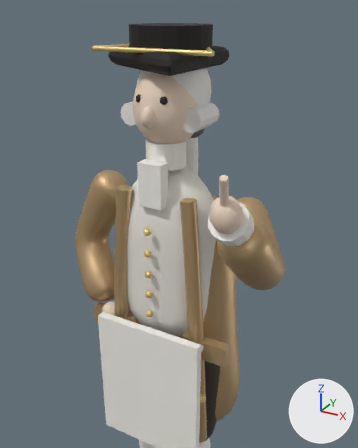
The glTF model models/obj_kit_merchant.glb as it was, and as the next commit left it.
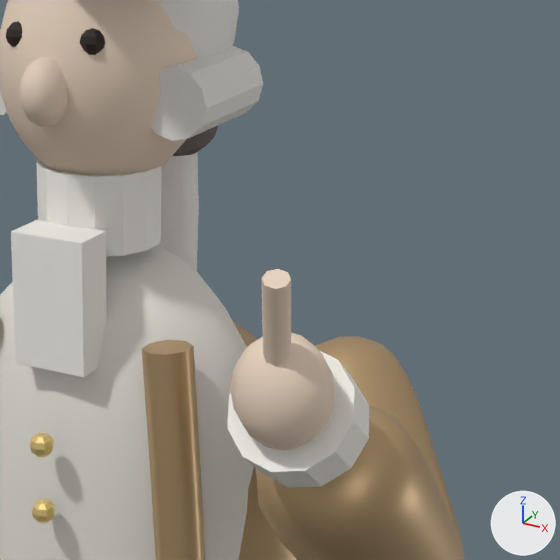
Old and new are each drawn whole from a camera (50 mm lens) standing at (0.66, -1.149, 1.861) and looking at (0.227, -0.361, 1.468) and again close up on the part from 37% to 88% of the width and 19% to 60% of the height. Arrows for +X, +Y and +Z are at lower right; the lights stay in place. The first two pictures are the older version. Vertices at exactly the same position are counted once.
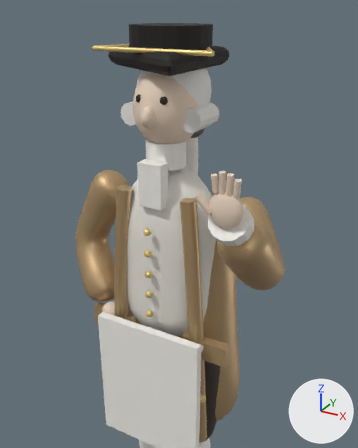
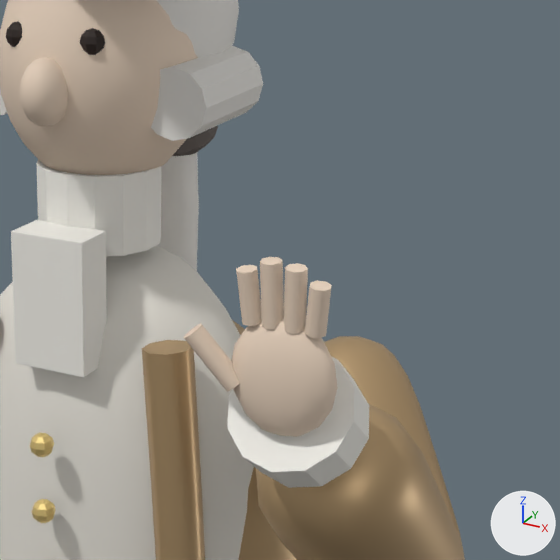
Location of each change, (x1, y1, x2, y2) in pixels of the close-ups (560 x 560 px; the box of a moved part takes in the faces that stretch with it):
'Sphere.008', reshaped, moved: before (230, 332, 335, 450); after (231, 316, 338, 437)
'finger', reshaped: before (261, 269, 291, 367); after (236, 265, 262, 326)
'finger.001', added (beige): after (260, 257, 284, 330)
'thumb', added (beige): after (183, 323, 240, 392)
'finger.002', added (beige): after (284, 263, 308, 334)
'finger.003', added (beige): after (305, 280, 332, 338)
part 1 of me_finger, moved or reshaped: before (262, 278, 290, 287); after (236, 266, 251, 273)

The change in detail:
me_finger is used by ob_finger; location (0.0, 0.0, 0.0).
me_finger had 16 vertices, 28 faces and spanned x 0.2915..0.3185, y -0.3478..-0.3022, z 1.4963..1.5737.
me_finger now has 16 vertices, 28 faces and spans x 0.2676..0.2851, y -0.3131..-0.2949, z 1.524..1.562.
me_finger part 1: 16 of 16 vertices moved; they spanned x 0.2915..0.3185, y -0.3478..-0.3022, z 1.4963..1.5737 and now span x 0.2676..0.2851, y -0.3131..-0.2949, z 1.524..1.562; mean shift (-0.0287, 0.021, 0.008).
me_sphere_008 is used by ob_sphere_008; location (0.3, -0.3, 1.48).
me_sphere_008 had 72 vertices, 140 faces and spanned x -0.0333..0.0333, y -0.03..0.03, z -0.04..0.04.
me_sphere_008 now has 86 vertices, 168 faces and spans x -0.038..0.038, y -0.014..0.014, z -0.042..0.042.
me_sphere_008 part 2: 72 vertices removed from x -0.0333..0.0333, y -0.03..0.03, z -0.04..0.04; 86 vertices added at x -0.038..0.038, y -0.014..0.014, z -0.042..0.042, forming a UV sphere (12 segments, 8 rings, poles along z).
Mesh me_thumb is new.
It has 16 vertices, 28 faces and spans x 0.2341..0.2739, y -0.3197..-0.2963, z 1.4749..1.5201.
It uses material mat_skin (beige #ead4bf).
Mesh me_finger_003 is new.
It has 16 vertices, 28 faces and spans x 0.3149..0.3324, y -0.3131..-0.2949, z 1.5239..1.5591.
It uses material mat_skin (beige #ead4bf).
Mesh me_finger_002 is new.
It has 16 vertices, 28 faces and spans x 0.3006..0.3156, y -0.3129..-0.2951, z 1.5243..1.5677.
It uses material mat_skin (beige #ead4bf).
Mesh me_finger_001 is new.
It has 16 vertices, 28 faces and spans x 0.2844..0.2994, y -0.3129..-0.2951, z 1.5243..1.5697.
It uses material mat_skin (beige #ead4bf).
Object 'Sphere.008' (ob_sphere_008) moves from (0.3, -0.3, 1.48) to (0.3, -0.3, 1.49).
Object 'thumb' (ob_thumb) is new; it shows me_thumb.
Its location is (0.0, 0.0, 0.0).
Object 'finger.003' (ob_finger_003) is new; it shows me_finger_003.
Its location is (0.0, 0.0, 0.0).
Object 'finger.002' (ob_finger_002) is new; it shows me_finger_002.
Its location is (0.0, 0.0, 0.0).
Object 'finger.001' (ob_finger_001) is new; it shows me_finger_001.
Its location is (0.0, 0.0, 0.0).
